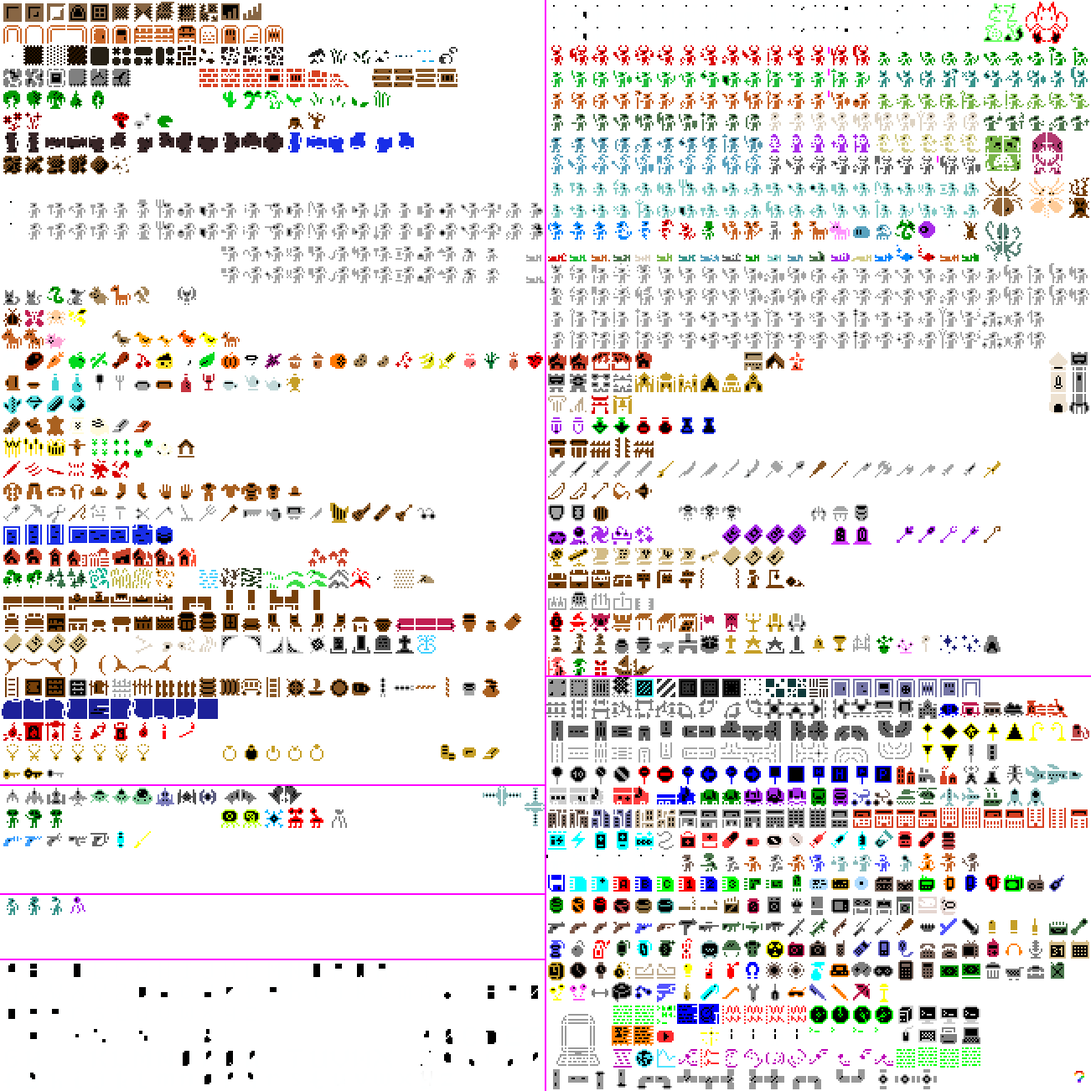
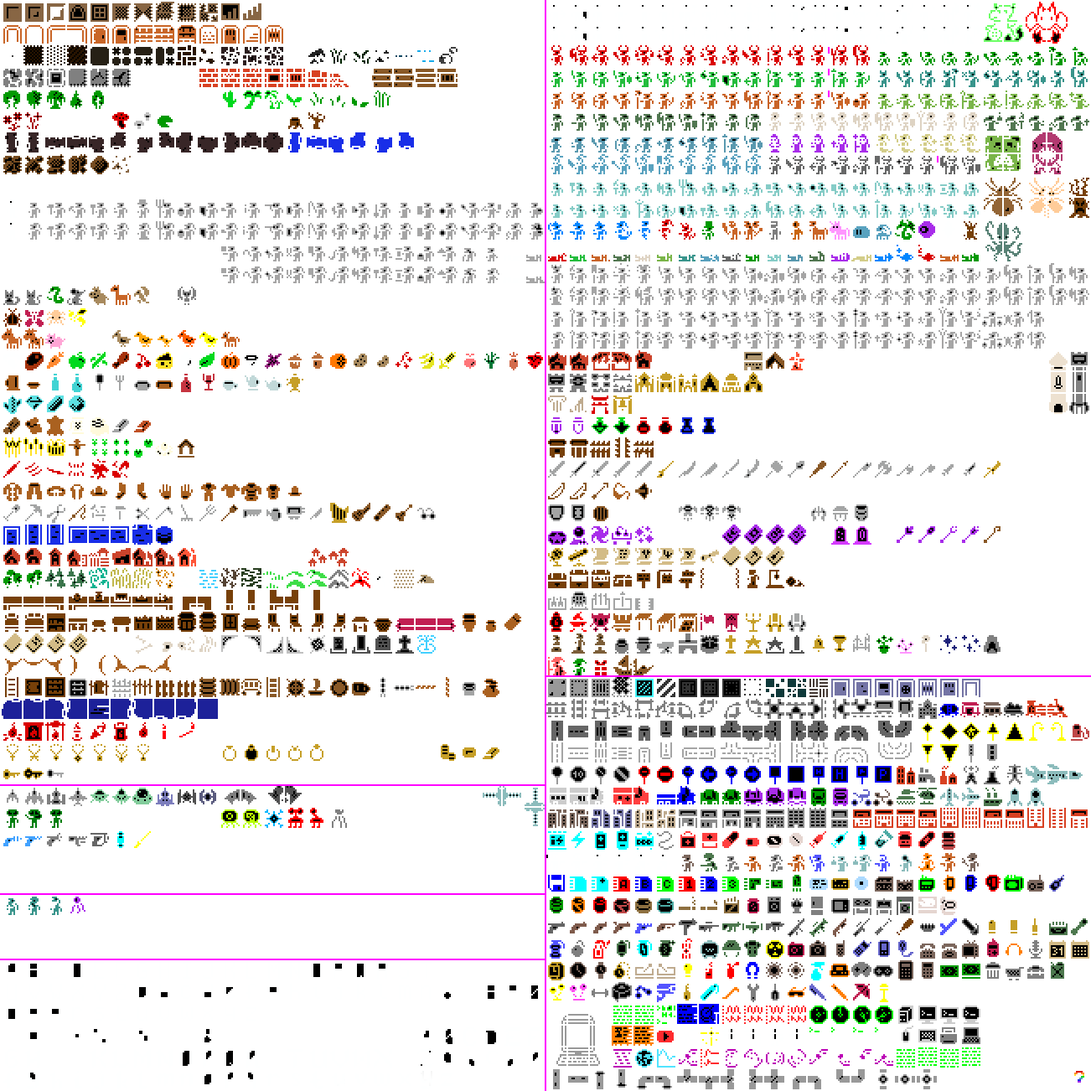
Layered file, before and after one edit (w=1091, h=1091). Changes by layer:
painted on "urizen_tiles.png" over [774, 224, 973, 260]
